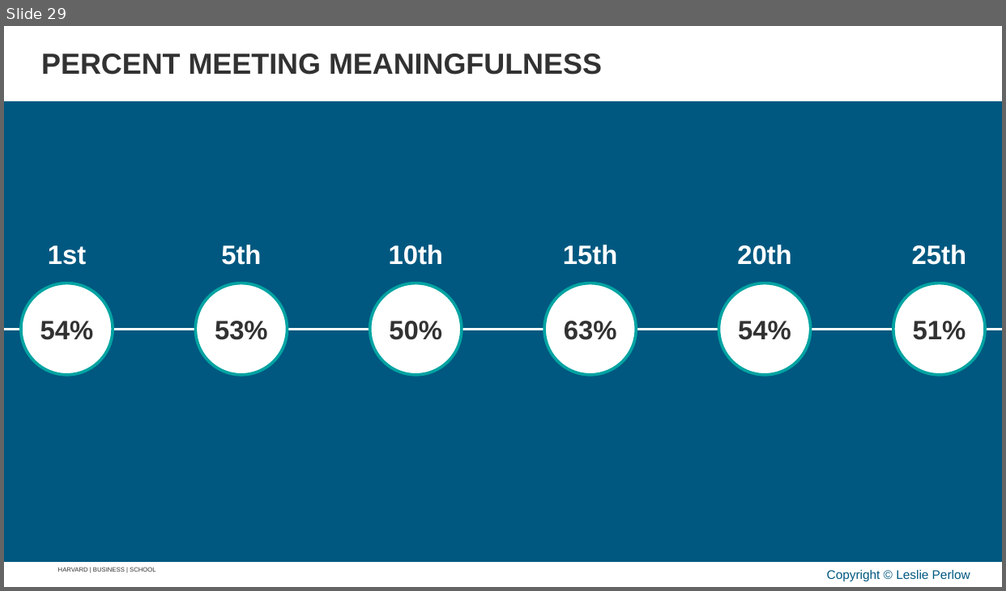
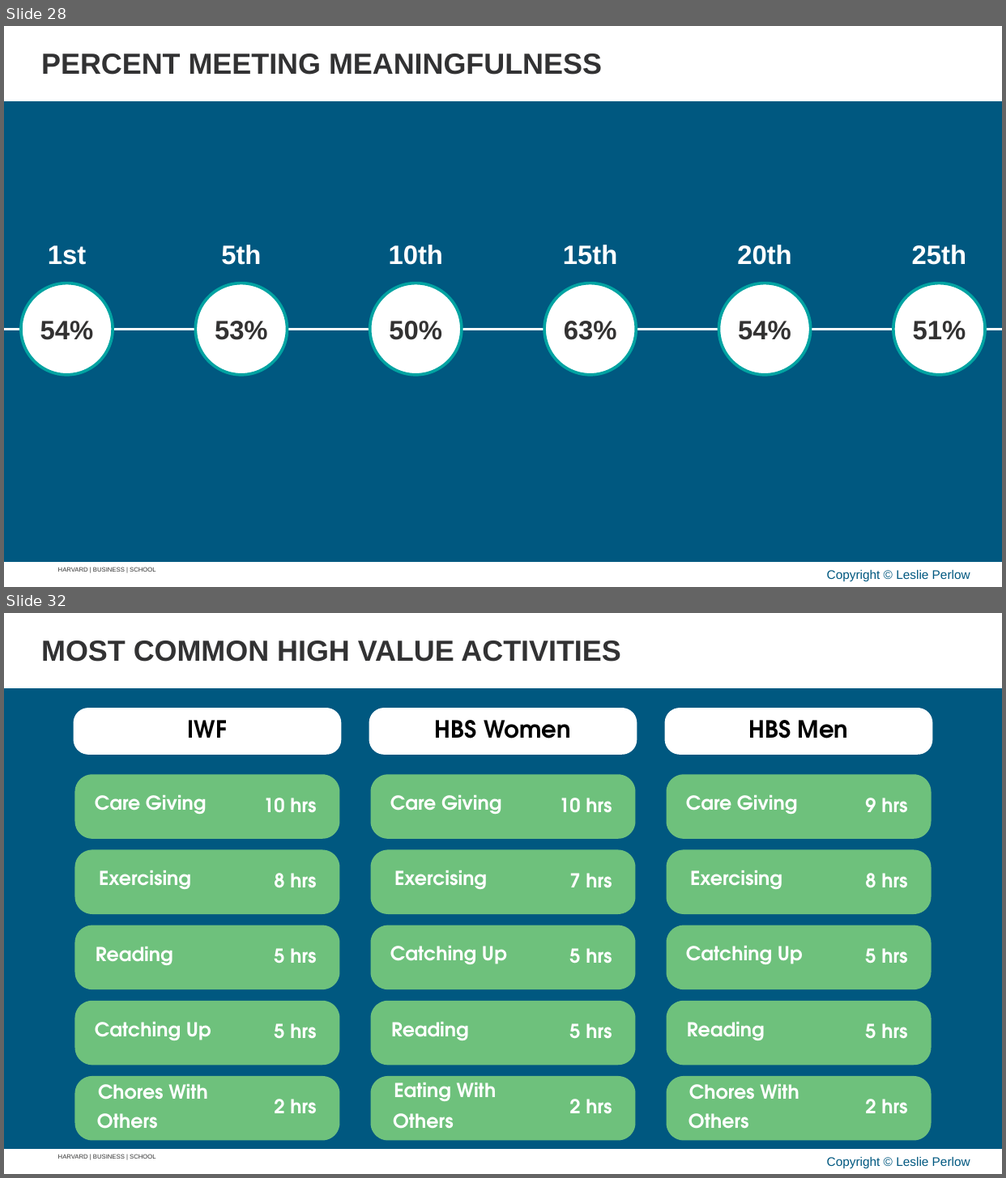
Before and after one commit to APPLITICS/lifematrix-deck-automation, a slide deck: outputs/generated_slides.pptx. Shown one above the other, each under a label of ours: slide 29 before the commit, slides 28 and 32 after it; the slides between them are not shown. The pictures are 1006x591 and 1006x1178 pixels, drawn with LibreOffice and Linux fonts; fonts in the diff are those of the drawing; background and template pictures are left out. Boxes give left, top, right and bottom in pixels: in the first picture for what was removed or moved away, otherwise in the second. Text is boxed around its words. In the diff, an @@ line names an element or a change of style, - is before the commit and + after.

Commit message:
feat: Add tile chart slide generator with focal and comparison modes
Supports dynamic circle sizing, label padding, and margin scaling based on number of activities and character width.

```diff
--- a/outputs/generated_slides.pptx
+++ b/outputs/generated_slides.pptx
@@ slide 32 added at (x1=4, y1=613, x2=1002, y2=1174), background #005880; not listed: 4 template elements that a slide beside it also shows @@
@@ text added at (x1=41, y1=641, x2=620, y2=662), 28 pt, text #323233, bold @@
+MOST COMMON HIGH VALUE ACTIVITIES
@@ group added at (x1=74, y1=708, x2=933, y2=1141): 36 texts, 18 freeform shapes @@
+Care Giving
+Care Giving
+Care Giving
+Exercising
+Exercising
+Exercising
+Reading
+Catching Up
+Catching Up
+Reading
+Catching Up
+Reading
+Chores With
+Others
+Eating With
+Others
+Chores With
+Others
+10 hrs
+10 hrs
+9 hrs
+8 hrs
+8 hrs
+7 hrs
+5 hrs
+5 hrs
+5 hrs
+5 hrs
+5 hrs
+5 hrs
+2 hrs
+2 hrs
+2 hrs
+IWF
+HBS Women
+HBS Men
@@ what was slide 29 is now slide 28 @@
```
Also in this commit, not shown: 9 other slides added, 1 slide removed, 2 other files.
